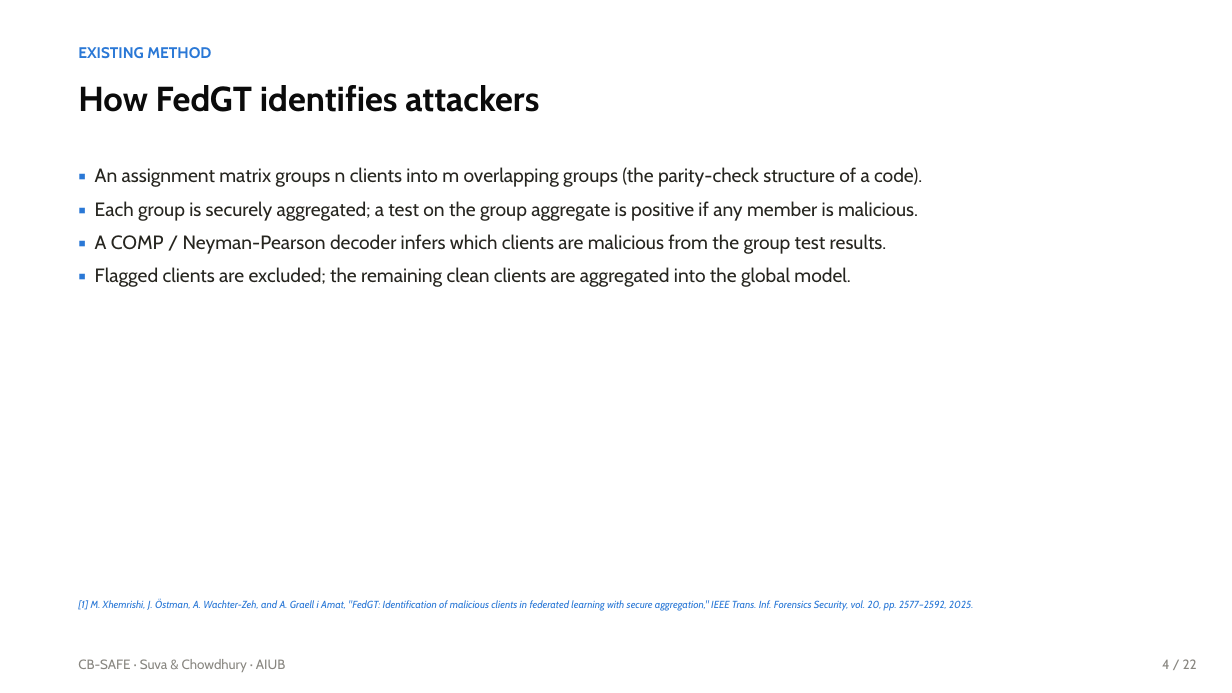
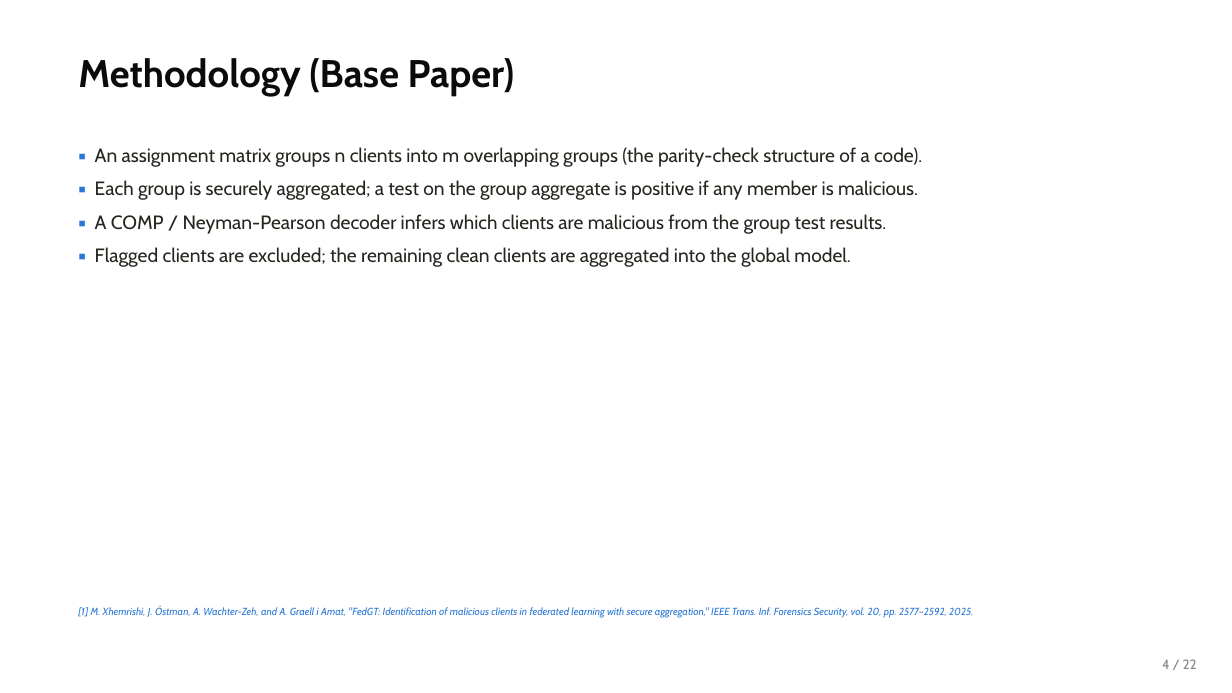
Before and after one commit to wshuv-o/cb-safe-draft, a slide deck: slide 5 of paper/cbsafe_deck.pptx. Drawn at 1232x693 pixels with LibreOffice and Linux fonts; fonts in the diff are those of the drawing. Boxes give left, top, right and bottom in pixels: in the first picture for what was removed or moved away, otherwise in the second. Text is boxed around its words. In the diff, an @@ line names an element or a change of style, - is before the commit and + after.

```diff
--- a/paper/cbsafe_deck.pptx
+++ b/paper/cbsafe_deck.pptx
@@ text removed at (x1=78, y1=47, x2=211, y2=58) @@
-EXISTING METHOD
@@ text added at (x1=78, y1=58, x2=514, y2=96), 30 pt, text #0B0B0B, bold @@
+Methodology (Base Paper)
@@ text removed at (x1=78, y1=85, x2=539, y2=112) @@
-How FedGT identifies attackers
@@ text "▪ An assignment matrix groups ..." moved from (x1=95, y1=167, x2=922, y2=287) to (x1=95, y1=147, x2=922, y2=267) @@
@@ text "[1] M. Xhemrishi, J. Östman, ..." moved from (x1=78, y1=599, x2=973, y2=610) to (x1=78, y1=607, x2=973, y2=618) @@
@@ text removed at (x1=78, y1=659, x2=285, y2=672) @@
-CB-SAFE · Suva & Chowdhury · AIUB
```
Also in this commit, not shown: 23 other slides changed, 32 other files.
